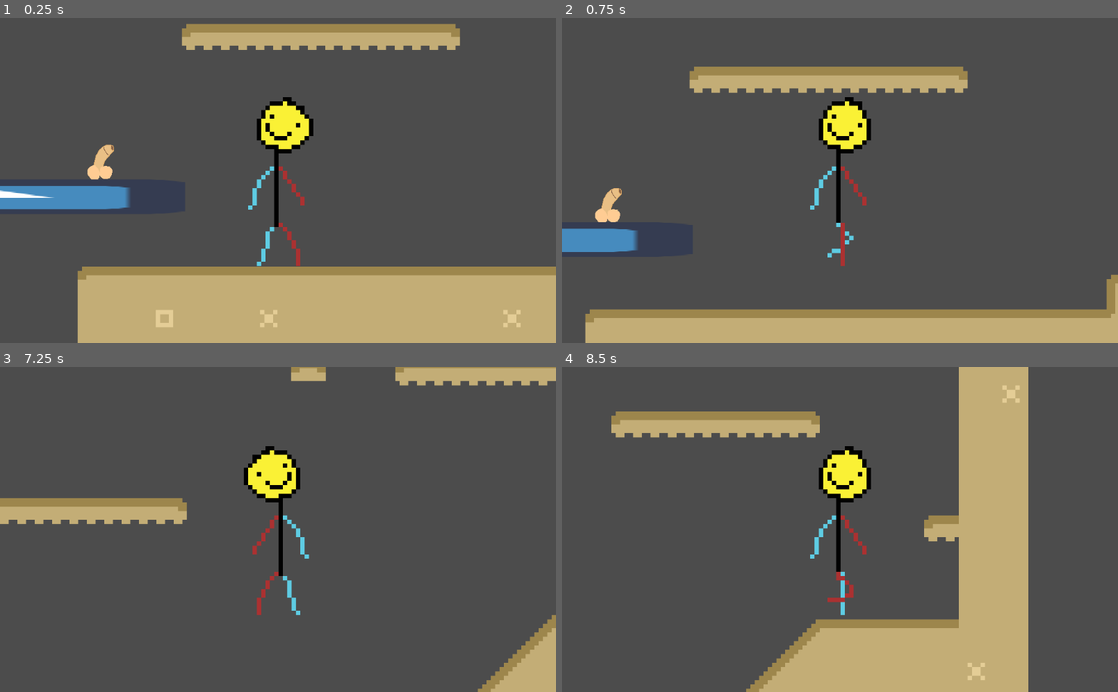
Above: before the commit, frames 1-4 (two rows, left to right).
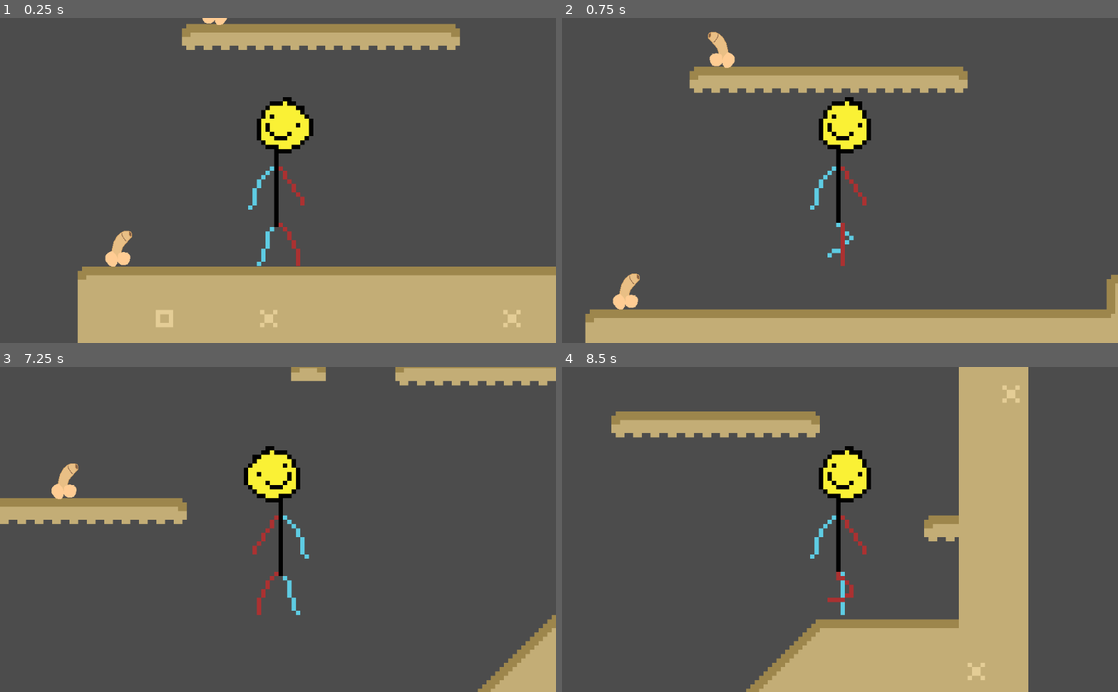
Above: after the commit, the same moments.

Repository: LegendOfCatBro/project_mild
Game: Godot game, scene res://Level1.tscn
Same seed, same stepped clock (60 frames per second), same inputs: the game is played once before the commit and once after it. The engine's default icon, where the game draws it, is replaced by a stand-in: a white triangle on a blue panel in a dark square.
Inputs:
- Up to frame 1 (0.25 s): no input
- Up to frame 2 (0.75 s): tap Enter at 0.5 s; hold D (right) from 0.53 s (still down); hold W (up) from 0.53 s (still down)
- Up to frame 3 (7.25 s): release W (up) at 1.28 s; tap W (up) at 1.35, 1.52, 1.82, 2.85, 3.02, 3.32, 4.35, 4.52, 4.82, 5.85, 6.02, 6.32 s; release D (right) at 2.03 s; hold A (left) 2.03-2.78 s; hold W (up) 2.03-2.78 s; hold D (right) 2.78-4.28 s; hold W (up) 3.53-4.28 s; hold A (left) 4.28-5.03 s; hold D (right) 5.03-5.78 s; hold W (up) 5.03-5.78 s; hold A (left) from 5.78 s (still down); hold W (up) from 6.53 s (still down)
- Up to frame 4 (8.5 s): release A (left) at 7.28 s; release W (up) at 7.28 s; hold D (right) from 7.28 s (still down); tap W (up) at 7.35, 7.52, 7.82 s; hold W (up) from 8.03 s (still down)

The runs differ from the first frame. In frame 1, 2.4% of the frame differs, in the area x 0-41%, y 0-77%; in frame 2, 1.9%; in frame 3, 0.3%; in frame 4, nothing differs.

Commit message:
beginning of attack function

Diff:
--- a/src/Level1.tscn
+++ b/src/Level1.tscn
@@ -1,10 +1,9 @@
-[gd_scene load_steps=40 format=2]
+[gd_scene load_steps=38 format=2]
 
 [ext_resource path="res://player.gd" type="Script" id=1]
 [ext_resource path="res://assets/tilemap1_placeholder.png" type="Texture" id=2]
 [ext_resource path="res://assets/my_guy_sheet.png" type="Texture" id=3]
 [ext_resource path="res://child_ai/enemy.tscn" type="PackedScene" id=4]
-[ext_resource path="res://assets/icon.png" type="Texture" id=5]
 
 [sub_resource type="CapsuleShape2D" id=1]
 radius = 62.0
@@ -706,9 +705,6 @@
 28/shapes = [  ]
 28/z_index = 0
 
-[sub_resource type="RectangleShape2D" id=34]
-extents = Vector2( 374, 31 )
-
 [node name="Level1" type="Node2D"]
 
 [node name="Camera2D" type="Camera2D" parent="."]
@@ -745,20 +741,8 @@
 [node name="Node2D" type="Node2D" parent="."]
 
 [node name="enemy" parent="Node2D" instance=ExtResource( 4 )]
-position = Vector2( 171, 386 )
-
-[node name="StaticBody2D" type="StaticBody2D" parent="."]
-position = Vector2( -46, 447 )
-collision_layer = 5
-__meta__ = {
-"_edit_group_": true
-}
-
-[node name="CollisionShape2D" type="CollisionShape2D" parent="StaticBody2D"]
-position = Vector2( -2, -1 )
-shape = SubResource( 34 )
-
-[node name="Sprite" type="Sprite" parent="StaticBody2D"]
-position = Vector2( -2.5, 0 )
-scale = Vector2( 11.7031, 1 )
-texture = ExtResource( 5 )
+position = Vector2( 204, 542 )
+
+[node name="enemy2" parent="Node2D" instance=ExtResource( 4 )]
+position = Vector2( 378, 96 )
+current_direction = 1
--- a/src/child_ai/enemy.gd
+++ b/src/child_ai/enemy.gd
@@ -23,3 +23,6 @@
 		ani.play("MOVE")
 		yield(get_tree().create_timer(move_length),"timeout")
 		state = states.IDLE
+	elif(current_state == states.attack):
+		atttack_player()
+		ani.play("attack")
--- a/src/child_ai/enemy.tscn
+++ b/src/child_ai/enemy.tscn
@@ -57,3 +57,13 @@
 enabled = true
 cast_to = Vector2( 0, 10 )
 collision_mask = 4
+
+[node name="attack_right" type="RayCast2D" parent="."]
+position = Vector2( 19, 0 )
+enabled = true
+cast_to = Vector2( 50, 0 )
+
+[node name="attack_left" type="RayCast2D" parent="."]
+position = Vector2( -22, 0 )
+enabled = true
+cast_to = Vector2( -50, 0 )
--- a/src/parent_ai/creature.gd
+++ b/src/parent_ai/creature.gd
@@ -16,6 +16,8 @@
 
 onready var right_ray : RayCast2D = $ray_right
 onready var left_ray : RayCast2D = $ray_left
+onready var attack_right : RayCast2D = $attack_right
+onready var attack_left : RayCast2D = $attack_left
 onready var ani : AnimatedSprite = $AnimatedSprite
 
 var hSpeed = 0 #current velocity
@@ -67,3 +69,16 @@
 			position.x += 10
 			current_direction = facing_direction.RIGHT
 		update_facing_direction()
+
+func atttack_player():
+	#spot player
+	if(attack_right.is_colliding() or attack_left.is_colliding()):
+		if(current_direction == facing_direction.RIGHT):
+			hSpeed = move_speed * 2
+		else:
+			hSpeed = -move_speed * 2
+	if(!attack_right.is_colliding() or !attack_left.is_colliding()):
+		if(current_direction == facing_direction.RIGHT):
+			hSpeed = move_speed
+		else:
+			hSpeed = -move_speed
--- a/src/parent_ai/creature.tscn
+++ b/src/parent_ai/creature.tscn
@@ -14,8 +14,20 @@
 
 [node name="ray_left" type="RayCast2D" parent="."]
 position = Vector2( -10, 10 )
+enabled = true
 cast_to = Vector2( 0, 10 )
 
 [node name="ray_right" type="RayCast2D" parent="."]
 position = Vector2( 10, 10 )
+enabled = true
 cast_to = Vector2( 0, 10 )
+
+[node name="attack_right" type="RayCast2D" parent="."]
+position = Vector2( 10, 0 )
+enabled = true
+cast_to = Vector2( 50, 0 )
+
+[node name="attack_left" type="RayCast2D" parent="."]
+position = Vector2( -10, 0 )
+enabled = true
+cast_to = Vector2( -50, 0 )
--- a/src/player.gd
+++ b/src/player.gd
@@ -4,6 +4,7 @@
 export (int) var jump_power = -1000
 export (int) var gravity = 50
 export (int) var friction = 1.5
+export onready var player : KinematicBody2D = $player
 var velocity = Vector2()
 var snap = Vector2(0,32)
 onready var sprite = get_node("AnimatedSprite")
